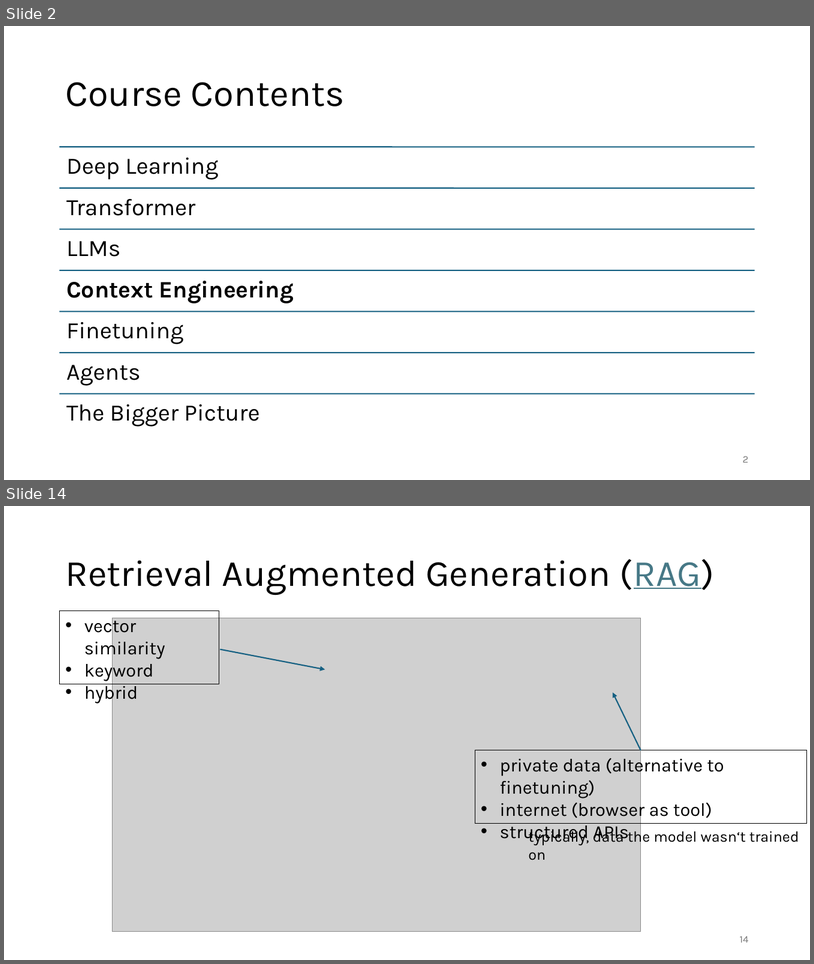
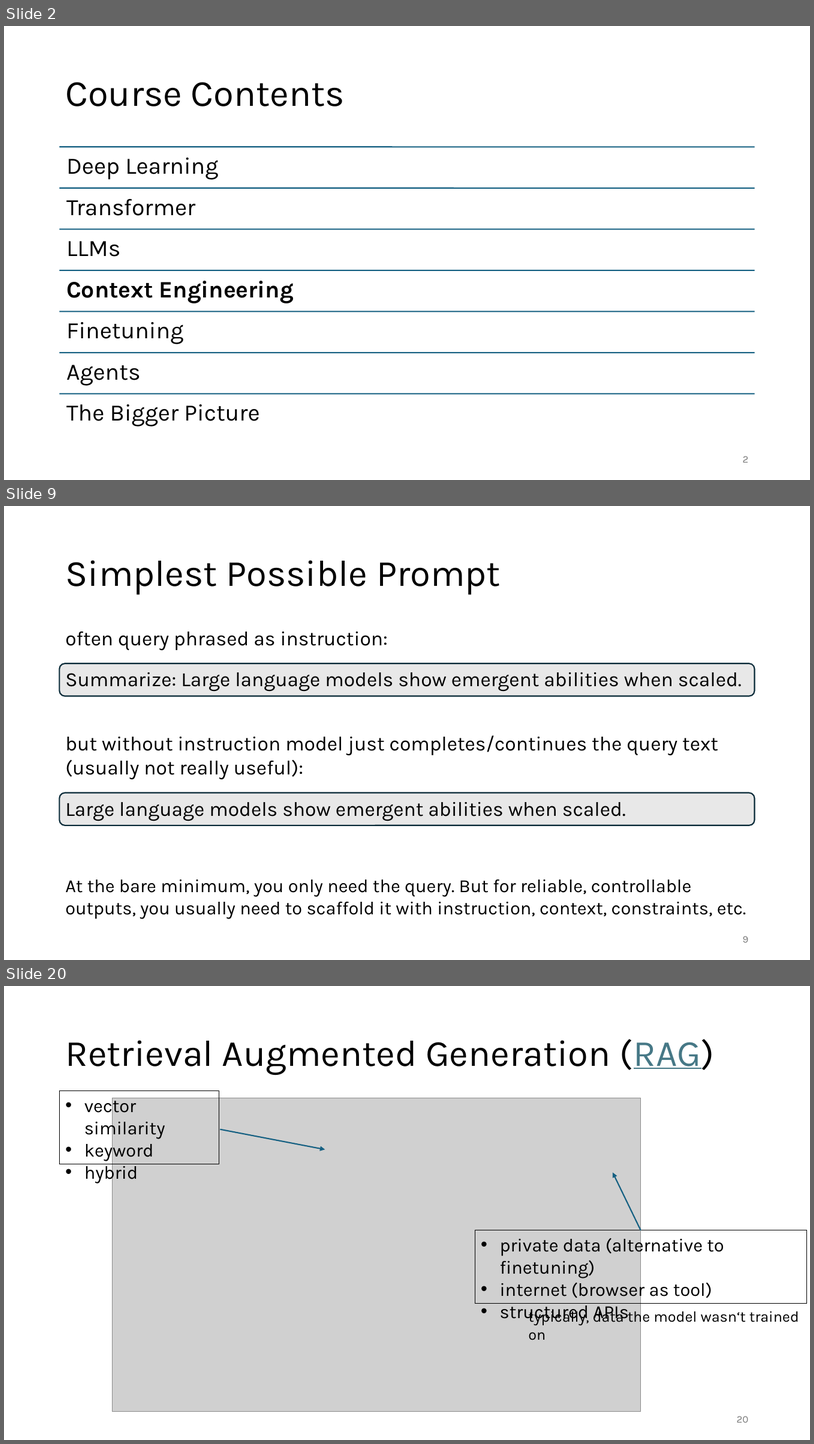
Before and after one commit to FelixWick/language_models, a slide deck: slides/4_context_engineering.pptx. Shown one above the other, each under a label of ours: slides 2 and 14 before the commit, slides 2, 9 and 20 after it; the slides between them are not shown. The pictures are 814x964 and 814x1444 pixels, drawn with LibreOffice and Linux fonts; fonts in the diff are those of the drawing; grey boxes stand for pictures. Boxes give left, top, right and bottom in pixels: in the first picture for what was removed or moved away, otherwise in the second. Text is boxed around its words. In the diff, an @@ line names an element or a change of style, - is before the commit and + after.

Commit message:
more details on prompt engineering

```diff
--- a/slides/4_context_engineering.pptx
+++ b/slides/4_context_engineering.pptx
@@ slide 9 added at [4, 506, 810, 960], background #FFFFFF @@
@@ title added at [65, 560, 501, 595], 44 pt, text #000000 @@
+Simplest Possible Prompt
@@ text added at [65, 631, 388, 651], 24 pt, text #000000 @@
+often query phrased as instruction:
@@ rounded rectangle added at [60, 663, 755, 696], fill #E8E8E8, outline #092A39 1.5 pt @@
@@ text added at [65, 672, 742, 691], 24 pt, text #000000 @@
+Summarize: Large language models show emergent abilities when scaled.
@@ text added at [65, 735, 719, 780], 24 pt, text #000000 @@
+but without instruction model just completes/continues the query text (usually not really useful):
@@ rounded rectangle added at [60, 793, 755, 825], fill #E8E8E8, outline #092A39 1.5 pt @@
@@ text added at [65, 802, 626, 820], 24 pt, text #000000 @@
+Large language models show emergent abilities when scaled.
@@ text added at [65, 879, 747, 919], 22 pt, text #000000 @@
+At the bare minimum, you only need the query. But for reliable, controllable outputs, you usually need to scaffold it with instruction, context, constraints, etc.
@@ page number added at [743, 936, 749, 942], 12 pt, text #797979 @@
+9
@@ what was slide 14 is now slide 20 @@
@@ page number at [737, 1416, 749, 1422]: text changed @@
-14
+20
```
Also in this commit, not shown: 6 slides changed, 10 other slides added, 6 slides removed, 1 other file.
